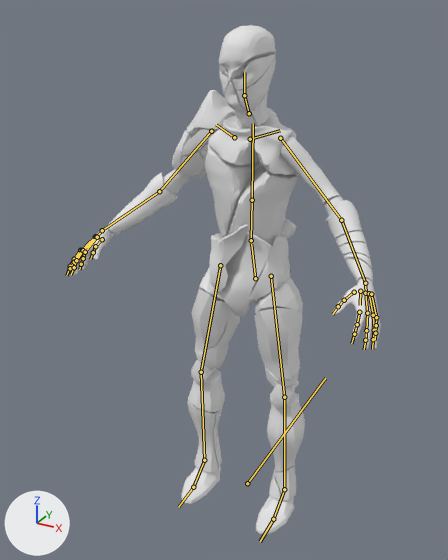
What one commit did to the FBX model Assets/Game Assets/Characters/Melee/melee_V5.fbx.
Rendered twice from a camera (50 mm lens) standing at (0.929, -1.905, 1.893) and looking at (-0.046, -0.132, 1.006). Lighting does not change. The marker at lower left points along +X, +Y and +Z. Both versions are drawn at frame 1 of the action 'rig|Standing_p'; the numbers are the values there. The bones that bend it are drawn over the model as lines.

The first picture shows 'melee_parts'.
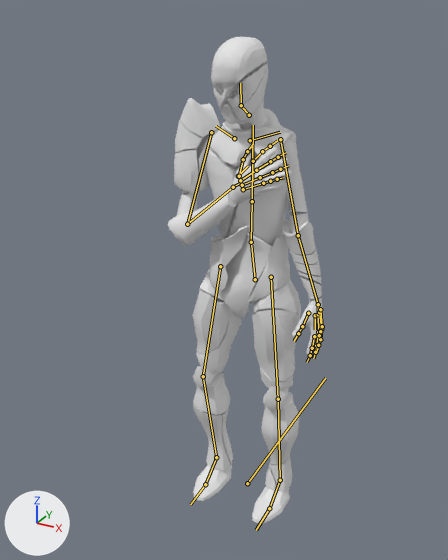
Changed parts and their boxes [x1, y1, x2, y2] in the pictures (448 x 560 px):
'melee_parts', posed (50% narrower): before [70, 25, 381, 535]; after [168, 37, 324, 524]
bone 'ORG-neck', root to tip: before (249, 113) to (244, 95); after (249, 115) to (241, 105)
bone 'ORG-head', root to tip: before (244, 95) to (244, 72); after (241, 105) to (240, 83)
bone 'ORG-upper_arm.L', root to tip: before (280, 138) to (341, 220); after (280, 139) to (298, 235)
bone 'ORG-forearm.L', root to tip: before (341, 220) to (365, 283); after (298, 235) to (318, 304)
bone 'ORG-upper_arm.R', root to tip: before (211, 131) to (159, 191); after (211, 132) to (187, 224)
bone 'ORG-forearm.R', root to tip: before (159, 191) to (102, 230); after (187, 224) to (233, 187)
bone 'ORG-hand.R', root to tip: before (102, 230) to (95, 238); after (233, 187) to (242, 182)
bone 'ORG-thigh.L', root to tip: before (271, 276) to (284, 397); after (271, 277) to (278, 399)
bone 'ORG-shin.L', root to tip: before (284, 397) to (284, 489); after (278, 399) to (280, 480)
bone 'ORG-foot.L', root to tip: before (284, 489) to (273, 519); after (280, 480) to (269, 508)
bone 'ORG-thigh.R', root to tip: before (220, 265) to (201, 372); after (220, 266) to (203, 376)
bone 'ORG-shin.R', root to tip: before (201, 372) to (204, 460); after (203, 376) to (216, 457)
bone 'ORG-foot.R', root to tip: before (204, 460) to (193, 487); after (216, 457) to (205, 484)

The change, as a list of edits to the scene's bpy script:
```text
Change bone_org_neck:
    where bone_org_neck = bpy.data.objects['rig'].pose.bones['ORG-neck']  # child of 'ORG-chest'
    bone_org_neck.rotation_quaternion: (1.0, 0.0, 0.0, 0.0) -> (0.969, 0.249, 0.0, 0.0)  # degrees (0, 0, 0) -> degrees (29, 0, 0)
Change bone_org_head:
    where bone_org_head = bpy.data.objects['rig'].pose.bones['ORG-head']  # child of 'ORG-neck'
    bone_org_head.rotation_quaternion: (1.0, 0.0, 0.0, 0.0) -> (0.969, -0.249, 0.0, 0.0)  # degrees (0, 0, 0) -> degrees (-29, 0, 0)
Change bone_org_upper_arm_l:
    where bone_org_upper_arm_l = bpy.data.objects['rig'].pose.bones['ORG-upper_arm.L']  # child of 'ORG-shoulder.L'
    bone_org_upper_arm_l.rotation_quaternion: (1.0, 0.0, 0.0, 0.0) -> (0.963, -0.049, 0.031, -0.262)  # degrees (0, 0, 0) -> degrees (-6, 2, -31)
Change bone_org_forearm_l:
    where bone_org_forearm_l = bpy.data.objects['rig'].pose.bones['ORG-forearm.L']  # child of 'ORG-upper_arm.L'
    bone_org_forearm_l.rotation_quaternion: (1.0, 0.0, 0.0, 0.0) -> (0.941, -0.338, 0.0, 0.0)  # degrees (0, 0, 0) -> degrees (-39, 0, 0)
Change bone_org_upper_arm_r:
    where bone_org_upper_arm_r = bpy.data.objects['rig'].pose.bones['ORG-upper_arm.R']  # child of 'ORG-shoulder.R'
    bone_org_upper_arm_r.rotation_quaternion: (1.0, 0.0, 0.0, 0.0) -> (0.855, 0.209, -0.423, 0.213)  # degrees (0, 0, 0) -> degrees (18, -54, 19)
Change bone_org_forearm_r:
    where bone_org_forearm_r = bpy.data.objects['rig'].pose.bones['ORG-forearm.R']  # child of 'ORG-upper_arm.R'
    bone_org_forearm_r.rotation_quaternion: (1.0, 0.0, 0.0, 0.0) -> (0.672, 0.74, 0.0, 0.0)  # degrees (0, 0, 0) -> degrees (95, 0, 0)
Change bone_org_hand_r:
    where bone_org_hand_r = bpy.data.objects['rig'].pose.bones['ORG-hand.R']  # child of 'ORG-forearm.R'
    bone_org_hand_r.rotation_quaternion: (1.0, 0.0, 0.0, 0.0) -> (0.961, 0.0, 0.276, 0.0)  # degrees (0, 0, 0) -> degrees (0, 32, 0)
Change bone_org_thigh_l:
    where bone_org_thigh_l = bpy.data.objects['rig'].pose.bones['ORG-thigh.L']  # child of 'ORG-hips'
    bone_org_thigh_l.rotation_quaternion: (1.0, 0.0, 0.0, 0.0) -> (1.0, -0.013, 0.008, 0.022)  # degrees (0, 0, 0) -> degrees (-1, 1, 3)
Change bone_org_shin_l:
    where bone_org_shin_l = bpy.data.objects['rig'].pose.bones['ORG-shin.L']  # child of 'ORG-thigh.L'
    bone_org_shin_l.rotation_quaternion: (1.0, 0.0, 0.0, 0.0) -> (0.997, 0.072, 0.0, 0.0)  # degrees (0, 0, 0) -> degrees (8, 0, 0)
Change bone_org_foot_l:
    where bone_org_foot_l = bpy.data.objects['rig'].pose.bones['ORG-foot.L']  # child of 'ORG-shin.L'
    bone_org_foot_l.rotation_quaternion: (1.0, 0.0, 0.0, 0.0) -> (0.998, -0.06, 0.01, -0.021)  # degrees (0, 0, 0) -> degrees (-7, 1, -2)
Change bone_org_thigh_r:
    where bone_org_thigh_r = bpy.data.objects['rig'].pose.bones['ORG-thigh.R']  # child of 'ORG-hips'
    bone_org_thigh_r.rotation_quaternion: (1.0, 0.0, 0.0, 0.0) -> (1.0, -0.017, -0.007, -0.021)  # degrees (0, 0, 0) -> degrees (-2, -1, -2)
Change bone_org_shin_r:
    where bone_org_shin_r = bpy.data.objects['rig'].pose.bones['ORG-shin.R']  # child of 'ORG-thigh.R'
    bone_org_shin_r.rotation_quaternion: (1.0, 0.0, 0.0, 0.0) -> (0.997, 0.074, 0.0, 0.0)  # degrees (0, 0, 0) -> degrees (8, 0, 0)
Change bone_org_foot_r:
    where bone_org_foot_r = bpy.data.objects['rig'].pose.bones['ORG-foot.R']  # child of 'ORG-shin.R'
    bone_org_foot_r.rotation_quaternion: (1.0, 0.0, 0.0, 0.0) -> (0.998, -0.058, -0.01, 0.02)  # degrees (0, 0, 0) -> degrees (-7, -1, 2)
```
